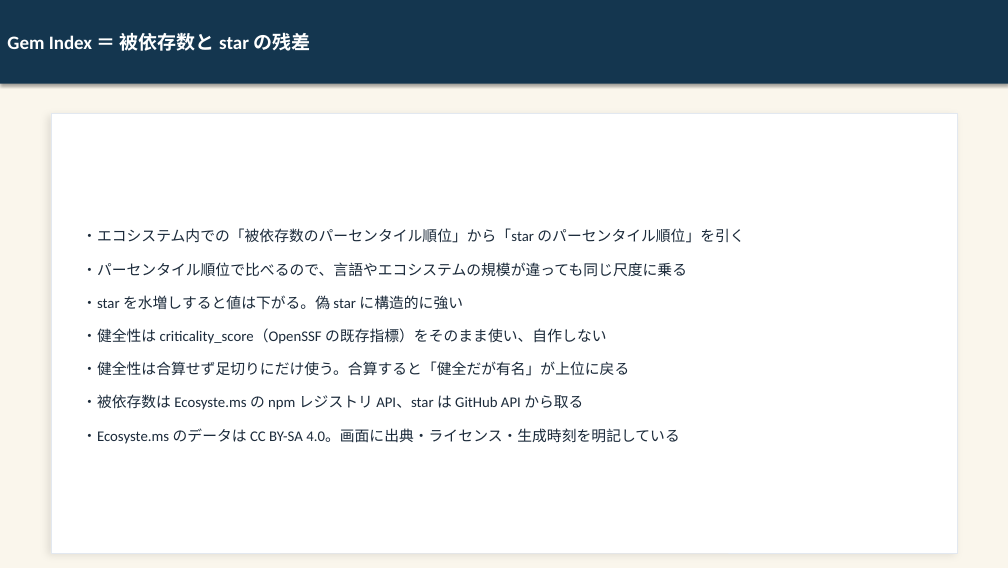
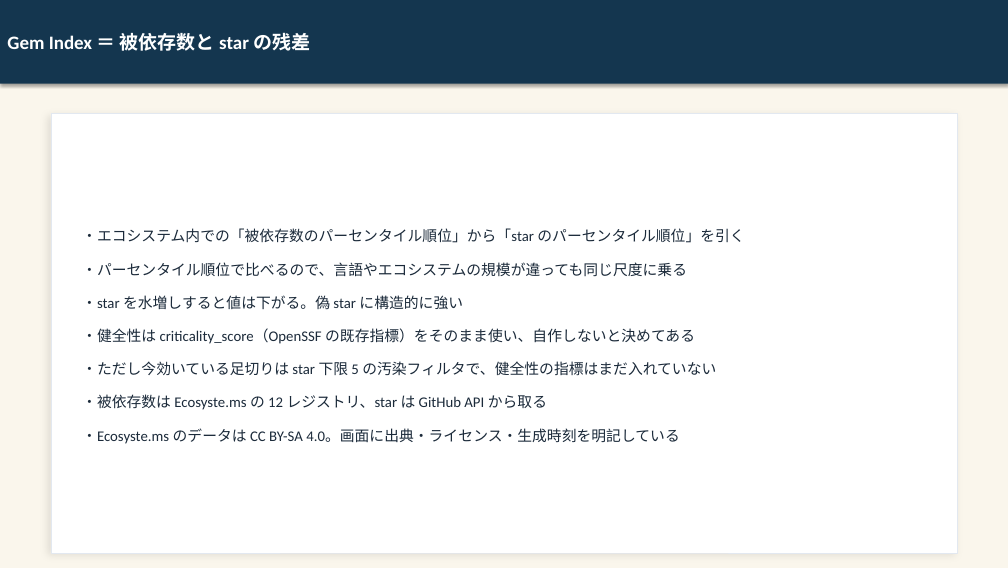
Before and after one commit to kai-kou/gem-hunter, a slide deck: slide 16 of content/slides/project-explanation-20260822/output/gem-hunter_text.pptx (slide 15 before the commit). Drawn at 1008x568 pixels with LibreOffice and Linux fonts; fonts in the diff are those of the drawing. Boxes give left, top, right and bottom in pixels: in the first picture for what was removed or moved away, otherwise in the second. Text is boxed around its words. In the diff, an @@ line names an element or a change of style, - is before the commit and + after.

```diff
--- a/content/slides/project-explanation-20260822/output/gem-hunter_text.pptx
+++ b/content/slides/project-explanation-20260822/output/gem-hunter_text.pptx
@@ text at box(82, 328, 716, 410): text changed @@
-・健全性は criticality_score（OpenSSF の既存指標）をそのまま使い、自作しない
-・健全性は合算せず足切りにだけ使う。合算すると「健全だが有名」が上位に戻る
-・被依存数は Ecosyste.ms の npm レジストリ API、star は GitHub API から取る
+・健全性は criticality_score（OpenSSF の既存指標）をそのまま使い、自作しないと決めてある
+・ただし今効いている足切りは star 下限 5 の汚染フィルタで、健全性の指標はまだ入れていない
+・被依存数は Ecosyste.ms の 12 レジストリ、star は GitHub API から取る
```
Also in this commit, not shown: 11 other slides changed, 2 slides added, 4 other files.
